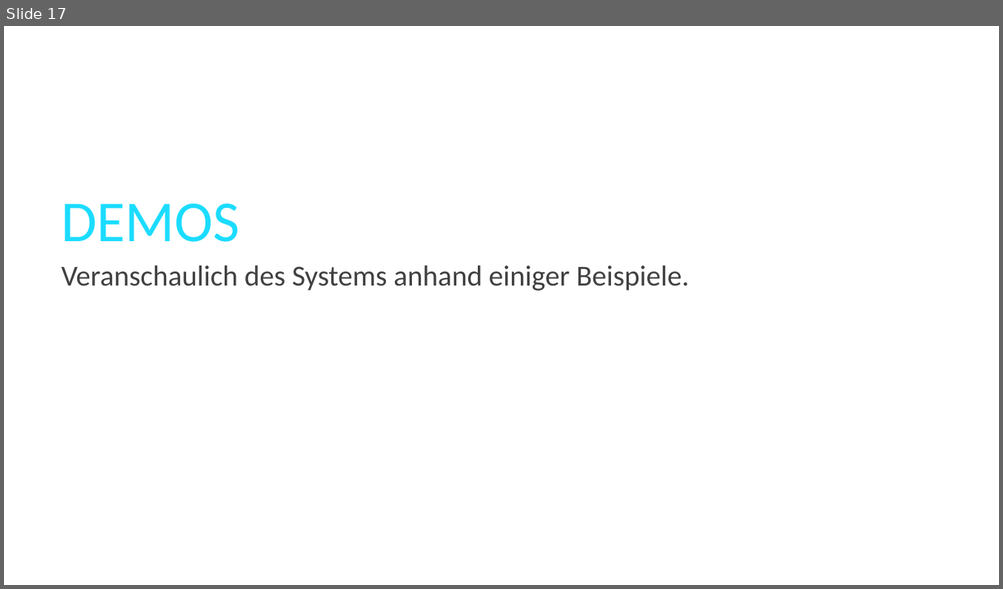
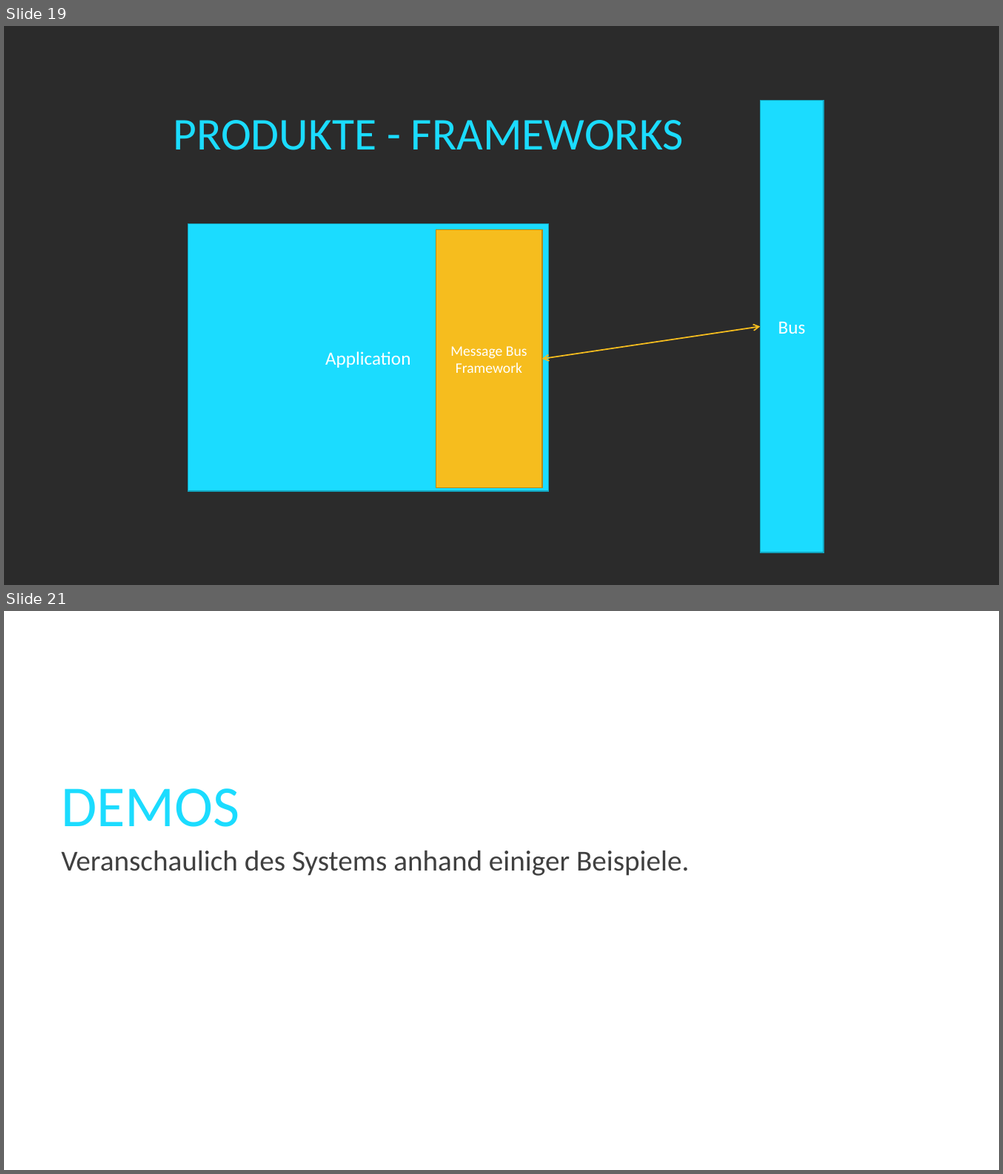
Before and after one commit to twenzel/MessageBusDemo, a slide deck: MessageBus.pptx. Shown one above the other, each under a label of ours: slide 17 before the commit, slides 19 and 21 after it; the slides between them are not shown. The pictures are 1003x589 and 1003x1174 pixels, drawn with LibreOffice and Linux fonts; fonts in the diff are those of the drawing; background and template pictures are left out; a plain dark background stands for a picture behind light text. Boxes give left, top, right and bottom in pixels: in the first picture for what was removed or moved away, otherwise in the second. Text is boxed around its words. In the diff, an @@ line names an element or a change of style, - is before the commit and + after.

```diff
--- a/MessageBus.pptx
+++ b/MessageBus.pptx
@@ slide 19 added at (4,26,999,585), background picture (left out) @@
@@ rectangle added at (760,101,823,553), fill #1BDCFF, outline #14A3BD 1 pt, 18 pt, text #FFFFFF @@
+Bus
@@ title added at (173,120,683,150), 44 pt, text #1BDCFF @@
+PRODUKTE - FRAMEWORKS
@@ rectangle added at (188,224,548,491), fill #1BDCFF, outline #14A3BD 1 pt, 18 pt, text #FFFFFF @@
+Application
@@ rectangle added at (436,230,543,488), fill #F6BD1E, outline #B68C16 1 pt, 14 pt, text #FFFFFF @@
+Message Bus Framework
@@ double arrow added from (542, 359) to (760, 326), #F6BD1E 1.25 pt @@
@@ what was slide 17 is now slide 21 @@
```
Also in this commit, not shown: 3 slides changed, 3 other slides added.
